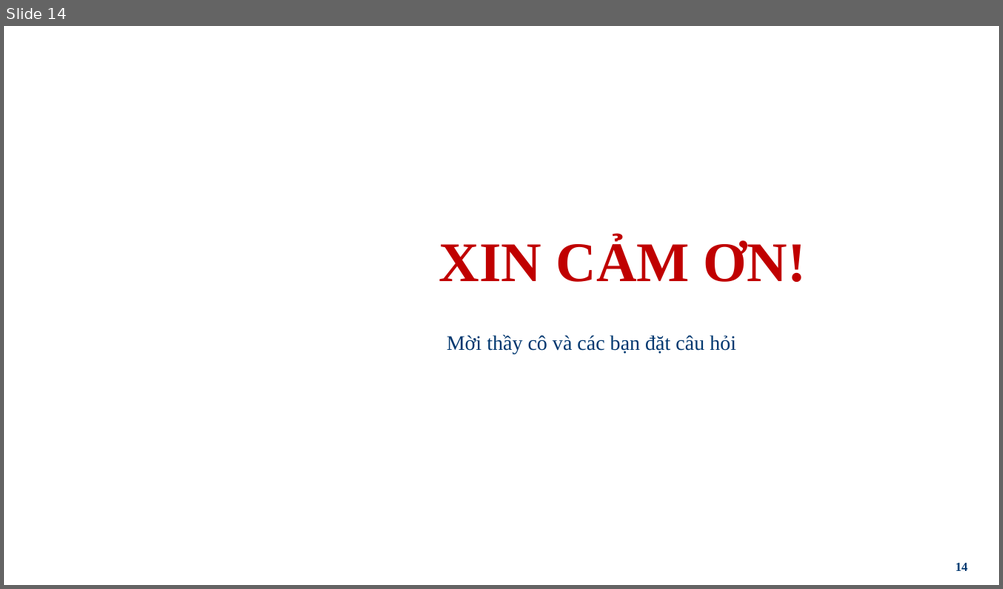
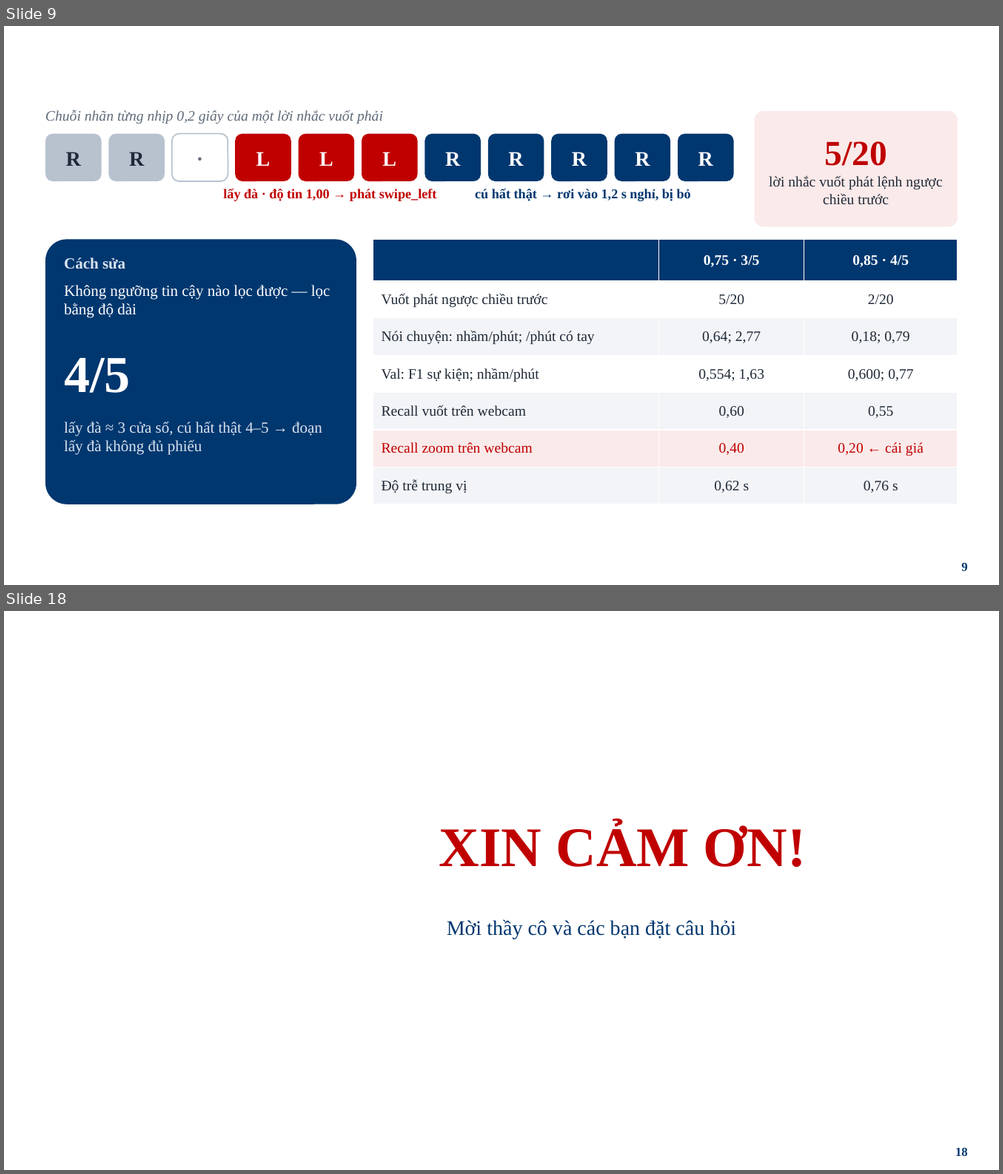
Before and after one commit to tienlamict/cv-action-recognition, a slide deck: docs/thuyet-trinh-phase-8-10.pptx. Shown one above the other, each under a label of ours: slide 14 before the commit, slides 9 and 18 after it; the slides between them are not shown. The pictures are 1003x589 and 1003x1174 pixels, drawn with LibreOffice and Linux fonts; fonts in the diff are those of the drawing; background and template pictures are left out. Boxes give left, top, right and bottom in pixels: in the first picture for what was removed or moved away, otherwise in the second. Text is boxed around its words. In the diff, an @@ line names an element or a change of style, - is before the commit and + after.

```diff
--- a/docs/thuyet-trinh-phase-8-10.pptx
+++ b/docs/thuyet-trinh-phase-8-10.pptx
@@ slide 9 added at [4, 26, 999, 585], background picture (left out) @@
@@ text added at [45, 110, 383, 124], 14 pt, text #5F6B7A, italic @@
+Chuỗi nhãn từng nhịp 0,2 giây của một lời nhắc vuốt phải
@@ rounded rectangle added at [754, 111, 958, 227], fill #FBEAEA, 14 pt, text #1F2937 @@
+5/20
+lời nhắc vuốt phát lệnh ngược chiều trước
@@ rounded rectangle added at [45, 133, 102, 181], fill #B8C2CF, 20 pt, text #1F2937, bold @@
+R
@@ rounded rectangle added at [108, 133, 165, 181], fill #B8C2CF, 20 pt, text #1F2937, bold @@
+R
@@ rounded rectangle added at [172, 133, 227, 181], fill #FFFFFF, outline #B8C2CF 1.25 pt, 20 pt, text #5F6B7A, bold @@
+·
@@ rounded rectangle added at [236, 133, 291, 181], fill #C00000, 20 pt, text #FFFFFF, bold @@
+L
@@ rounded rectangle added at [298, 133, 354, 181], fill #C00000, 20 pt, text #FFFFFF, bold @@
+L
@@ rounded rectangle added at [361, 133, 418, 181], fill #C00000, 20 pt, text #FFFFFF, bold @@
+L
@@ rounded rectangle added at [425, 133, 481, 181], fill #00376F, 20 pt, text #FFFFFF, bold @@
+R
@@ rounded rectangle added at [488, 133, 544, 181], fill #00376F, 20 pt, text #FFFFFF, bold @@
+R
@@ rounded rectangle added at [551, 133, 607, 181], fill #00376F, 20 pt, text #FFFFFF, bold @@
+R
@@ rounded rectangle added at [614, 133, 670, 181], fill #00376F, 20 pt, text #FFFFFF, bold @@
+R
@@ rounded rectangle added at [677, 133, 734, 181], fill #00376F, 20 pt, text #FFFFFF, bold @@
+R
@@ text added at [223, 189, 437, 201], 13 pt, text #C00000, bold @@
+lấy đà · độ tin 1,00 → phát swipe_left
@@ text added at [475, 189, 691, 201], 13 pt, text #00376F, bold @@
+cú hất thật → rơi vào 1,2 s nghỉ, bị bỏ
@@ rounded rectangle added at [45, 239, 357, 505], fill #00376F @@
@@ table added at [373, 239, 957, 505], 7 rows, 3 columns @@
+ | 0,75 · 3/5 | 0,85 · 4/5
+Vuốt phát ngược chiều trước | 5/20 | 2/20
+Nói chuyện: nhầm/phút; /phút có tay | 0,64; 2,77 | 0,18; 0,79
+Val: F1 sự kiện; nhầm/phút | 0,554; 1,63 | 0,600; 0,77
+Recall vuốt trên webcam | 0,60 | 0,55
+Recall zoom trên webcam | 0,40 | 0,20 ← cái giá
+Độ trễ trung vị | 0,62 s | 0,76 s
@@ text added at [64, 258, 125, 269], 15 pt, text #D9E3F0, bold @@
+Cách sửa
@@ title added at [890, 255, 908, 266], 24 pt, text #FFFFFF, bold @@
+Vòng 4 — Chọn điểm làm việc: chặn “lấy đà”
@@ text added at [64, 285, 330, 318], 15 pt, text #FFFFFF @@
+Không ngưỡng tin cậy nào lọc được — lọc bằng độ dài
@@ text added at [64, 358, 130, 393], 50 pt, text #FFFFFF, bold @@
+4/5
@@ text added at [64, 421, 322, 455], 15 pt, text #D9E3F0 @@
+lấy đà ≈ 3 cửa sổ, cú hất thật 4–5 → đoạn lấy đà không đủ phiếu
@@ page number added at [961, 563, 967, 571], 12 pt, text #00376F, bold @@
+9
@@ what was slide 14 is now slide 18 @@
@@ page number at [955, 1148, 967, 1156]: text changed @@
-14
+18
```
Also in this commit, not shown: 3 slides changed, 13 other slides added, 10 slides removed, 5 other files.
